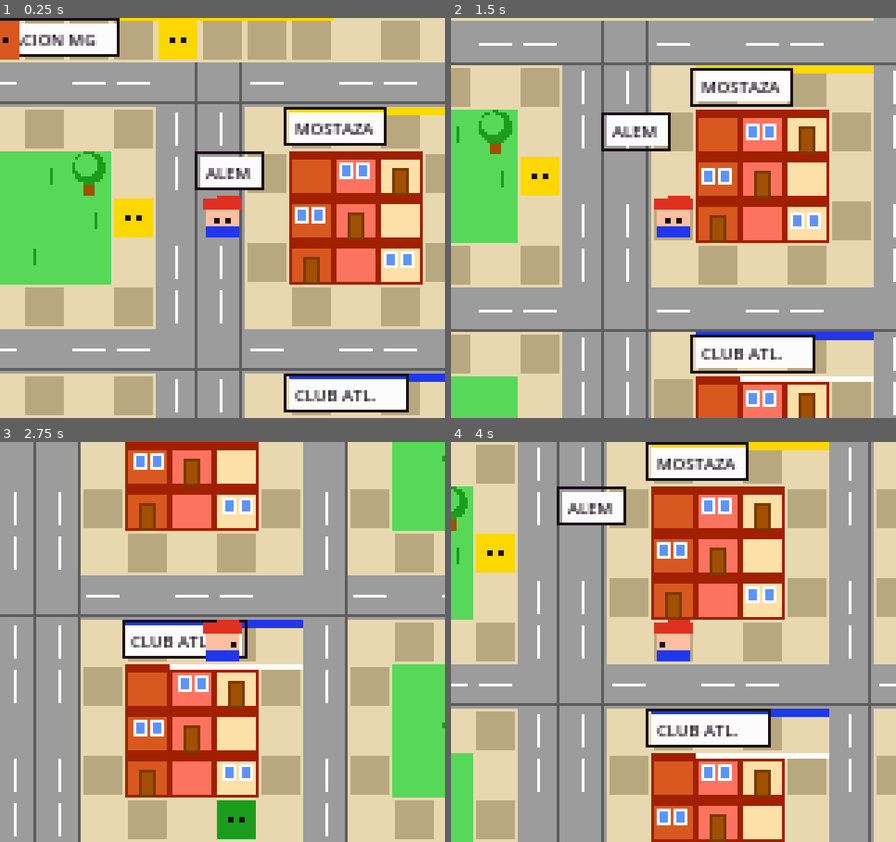
Above: before the commit, frames 1-4 (two rows, left to right).
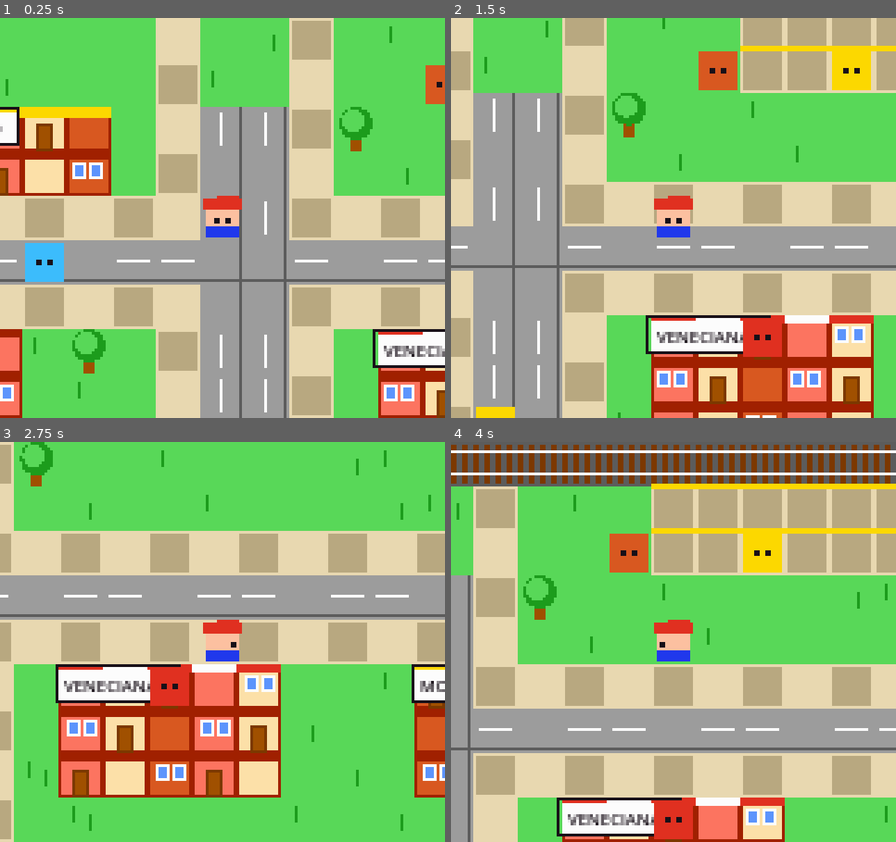
Above: after the commit, the same moments.

Repository: katastudio/TinyMont
Game: Godot game, scene res://scenes/main.tscn
Two runs of this game, one before a commit and one after it. Both use one fixed random seed, a clock stepped at 60 frames per second and the inputs below.
Inputs:
- Up to frame 1 (0.25 s): no input
- Up to frame 2 (1.5 s): tap Enter at 0.5, 1.35 s; hold Right (move_right) 0.53-1.28 s; tap Z (interact) at 0.6 s; tap Space at 0.77 s; hold Down (move_down) from 1.28 s (still down)
- Up to frame 3 (2.75 s): tap Space at 1.52 s; release Down (move_down) at 2.03 s; hold Right (move_right) from 2.03 s (still down); tap Z (interact) at 2.1 s
- Up to frame 4 (4 s): release Right (move_right) at 2.78 s; hold Up (move_up) 2.78-3.53 s; tap Enter at 2.85 s; tap Space at 3.02, 3.77 s; hold Left (move_left) from 3.53 s (still down); tap Z (interact) at 3.6 s

The runs differ from the first frame. In frame 1, 81% of the frame differs, in the area x 0-100%, y 0-100%; in frame 2, 90%; in frame 3, 73%; in frame 4, 89%.

Commit message:
[mvp-0.1.0] Plaza Mitre como centro: rombo + 4 edificios cardinales + salidas diagonales
- Plaza diamante central (punto focal) con fuente, monumentos, ginkgo y mosaico
- 4 edificios historicos: Comisaria (N), Iglesia (S), Municipalidad (O), Escuela N1 (E)
- 4 salidas diagonales en las aristas (NO->Alem principal, NE, SO, SE)
- Av. L.N. Alem baja desde la estacion por el oeste
- Nuevo tipo de edificio "police"; 15 NPCs reposicionados
- Validado headless + screenshot in-game

Diff:
--- a/scripts/world/monte_grande.gd
+++ b/scripts/world/monte_grande.gd
@@ -1,11 +1,9 @@
 extends Node2D
-## Monte Grande - "Ciudad de los Árboles"
-## Esqueleto real (grid enderezado para jugabilidad):
-##   - Av. LEANDRO N. ALEM = eje vertical, une la ESTACIÓN (arriba) con la PLAZA MITRE (abajo).
-##   - Avenidas horizontales N->S: Máximo Paz, Dardo Rocha, Mariano Acosta, Gral. Dorrego,
-##     Dr. Á. Rotta, Bv. Buenos Aires (esta última llega a la plaza).
-##   - Verticales secundarias: Vicente López, Gral. Rodríguez.
-##   - Referencias: Estación (N), Escuela N°37 (SO), Plaza Mitre + Escuela N°205 (SE).
+## Monte Grande - Plaza Mitre como corazón del centro.
+## Rombo central con 4 edificios históricos en los lados cardinales
+## (Comisaría N, Iglesia S, Municipalidad O, Escuela N°1 E) y 4 salidas
+## diagonales en las aristas (NO->ALEM principal, NE->Bv Bs As, SO->Santa
+## Marina, SE->Alem Doble). Av. Alem baja desde la estación por el oeste.
 
 const T := 16
 const MAP_W := 44
@@ -21,15 +19,12 @@
 var _redraw_timer := 0.0
 var building_info := {}
 
-# Avenidas principales horizontales (paralelas, de norte a sur)
-var h_road_ys := [9, 15, 21, 27, 33, 37]
-# Verticales: Vicente López(14), ALEM(21,22 = eje), Gral. Rodríguez(28), borde O(8) y E(35)
-var v_road_xs := [8, 14, 21, 22, 28, 35]
-
-# Plaza Mitre (rombo al pie de Alem)
+var h_road_ys := [11, 24, 42]
+var v_road_xs := [12, 13, 31]
+
 const PLAZA_CX := 22
-const PLAZA_CY := 42
-const PLAZA_R := 4
+const PLAZA_CY := 33
+const PLAZA_R := 7
 
 
 func _ready():
@@ -68,28 +63,23 @@
 	for y in h_road_ys:
 		for x in MAP_W:
 			set_tile(x, y, Tile.ROAD)
-	for x in v_road_xs:
-		for y in MAP_H:
-			set_tile(x, y, Tile.ROAD)
-	# Avenidas horizontales (N->S)
-	labels.append({pos = Vector2(2, 9), text = "MAXIMO PAZ"})
-	labels.append({pos = Vector2(2, 15), text = "DARDO ROCHA"})
-	labels.append({pos = Vector2(2, 21), text = "M.ACOSTA"})
-	labels.append({pos = Vector2(2, 27), text = "DORREGO"})
-	labels.append({pos = Vector2(2, 33), text = "DR.ROTTA"})
-	labels.append({pos = Vector2(2, 37), text = "BV.BS AS"})
-	# Verticales
-	labels.append({pos = Vector2(22, 11), text = "ALEM"})
-	labels.append({pos = Vector2(14, 24), text = "V.LOPEZ"})
-	labels.append({pos = Vector2(28, 24), text = "RODRIGUEZ"})
+	# Alem baja desde la estación (oeste)
+	for y in range(8, MAP_H):
+		set_tile(12, y, Tile.ROAD)
+		set_tile(13, y, Tile.ROAD)
+	# Calle este
+	for y in range(8, MAP_H):
+		set_tile(31, y, Tile.ROAD)
+	labels.append({pos = Vector2(11, 19), text = "AV.L.N.ALEM"})
+	labels.append({pos = Vector2(31, 19), text = "S.MARINA"})
 
 
 func _lay_sidewalks():
-	for sy in [8, 10, 14, 16, 20, 26, 32, 36, 38]:
+	for sy in [10, 12, 23, 25, 41, 43]:
 		for x in MAP_W:
 			if get_tile(x, sy) == Tile.GRASS:
 				set_tile(x, sy, Tile.SIDEWALK)
-	for sx in [7, 9, 13, 15, 20, 23, 27, 29, 34, 36]:
+	for sx in [11, 14, 30, 32]:
 		for y in MAP_H:
 			if get_tile(sx, y) == Tile.GRASS:
 				set_tile(sx, y, Tile.SIDEWALK)
@@ -97,97 +87,82 @@
 
 func _lay_tracks():
 	for x in MAP_W:
-		if not (x in v_road_xs):
-			set_tile(x, 5, Tile.RAIL)
-			set_tile(x, 6, Tile.RAIL)
+		set_tile(x, 4, Tile.RAIL)
+		set_tile(x, 5, Tile.RAIL)
 
 
 func _build_station():
-	# Andén (caminable) entre las vías y Máximo Paz
-	for x in range(18, 25):
+	for x in range(18, 24):
+		set_tile(x, 6, Tile.PLATFORM)
 		set_tile(x, 7, Tile.PLATFORM)
-		set_tile(x, 8, Tile.PLATFORM)
-	labels.append({pos = Vector2(17, 8), text = "ESTACION MG"})
-	# Edificio de la estación sobre las vías
-	_bld_special(18, 2, 6, 3, "ESTACION", "station")
+	labels.append({pos = Vector2(24, 7), text = "ESTACION MG"})
+	_bld_special(18, 1, 6, 3, "ESTACION", "station")
 
 
 func _fill_blocks():
-	# === Cerca de la estación ===
-	_bld_special(9, 2, 4, 3, "TEATRO", "teatro")
-	_bld(26, 2, 5, 3, "")
-
-	# === Máximo Paz -> Dardo Rocha (zona gastronómica, sobre Alem) ===
-	_bld_special(10, 10, 4, 4, "VENECIANA", "restaurant")
-	_bld_special(24, 10, 4, 4, "MOSTAZA", "fastfood")
-	_bld(2, 10, 5, 4, "")
-	_bld(36, 10, 6, 4, "")
-
-	# === Dardo Rocha -> Mariano Acosta (centro comercial) ===
-	_bld_special(10, 16, 4, 4, "KATA STUDIO", "studio")
-	_bld_special(24, 16, 4, 4, "CLUB ATL.", "club")
-	_bld(2, 16, 5, 4, "")
-	_bld(36, 16, 6, 4, "")
-
-	# === Mariano Acosta -> Dorrego ===
-	_bld(2, 22, 5, 4, "")
-	_bld(10, 22, 4, 4, "")
-	_bld(24, 22, 4, 4, "")
-	_bld(36, 22, 6, 4, "")
-
-	# === Dorrego -> Dr. Rotta (flanquea acceso a la plaza) ===
-	_bld_special(10, 28, 4, 4, "PARROQUIA", "church")
-	_bld_special(24, 28, 4, 4, "MUNICIPIO", "govt")
-	_bld(2, 28, 5, 4, "")
-	_bld(36, 28, 6, 4, "")
-
-	# === Zona sur: referencias (escuelas) ===
-	_bld_special(2, 40, 5, 5, "ESC.N37", "school")   # Escuela N°37 (SO)
-	_bld_special(30, 40, 5, 5, "ESC.205", "school")  # Escuela N°205 (SE, junto a la plaza)
+	# Comercios entre estación y plaza
+	_bld_special(6, 8, 4, 2, "TEATRO", "teatro")
+	_bld_special(16, 13, 5, 3, "VENECIANA", "restaurant")
+	_bld_special(24, 13, 5, 3, "MOSTAZA", "fastfood")
+	_bld(34, 13, 6, 3, "")
+	_bld(2, 13, 6, 3, "")
+	_bld_special(16, 18, 5, 3, "KATA", "studio")
+	_bld_special(24, 18, 5, 4, "CLUB ATL.", "club")
+	_bld(34, 18, 6, 4, "")
+	_bld(2, 18, 6, 4, "")
+
+	# === 4 edificios históricos alrededor de la Plaza Mitre ===
+	_bld_special(18, 21, 9, 3, "COMISARIA", "police")    # N
+	_bld_special(18, 43, 9, 3, "IGLESIA", "church")      # S
+	_bld_special(6, 30, 5, 7, "MUNICIPIO", "govt")       # O
+	_bld_special(33, 30, 5, 7, "ESC.N1", "school")       # E
+
+	# Relleno sur
+	_bld(2, 30, 4, 7, "")
+	_bld(2, 43, 6, 3, "")
+	_bld(36, 43, 6, 3, "")
 
 
 func _build_plaza_mitre():
 	var cx := PLAZA_CX
 	var cy := PLAZA_CY
+	# Rombo (cuadrada en diagonal a las calles)
 	for dy in range(-PLAZA_R, PLAZA_R + 1):
 		var w = PLAZA_R - abs(dy)
 		for dx in range(-w, w + 1):
-			var px = cx + dx
-			var py = cy + dy
-			if px > 0 and px < MAP_W - 1 and py > 0 and py < MAP_H - 1:
-				set_tile(px, py, Tile.PLAZA)
+			set_tile(cx + dx, cy + dy, Tile.PLAZA)
+	# Cruz de mosaico
 	for i in range(-PLAZA_R + 1, PLAZA_R):
 		set_tile(cx + i, cy, Tile.SIDEWALK)
 		set_tile(cx, cy + i, Tile.SIDEWALK)
 	# Fuente octogonal central
-	set_tile(cx, cy, Tile.WATER)
-	set_tile(cx - 1, cy, Tile.WATER)
-	set_tile(cx + 1, cy, Tile.WATER)
-	set_tile(cx, cy - 1, Tile.WATER)
-	set_tile(cx, cy + 1, Tile.WATER)
-	# Monumentos en diagonal
-	set_tile(cx - 2, cy - 2, Tile.MONUMENT)
-	set_tile(cx + 2, cy - 2, Tile.MONUMENT)
-	set_tile(cx + 2, cy + 2, Tile.MONUMENT)
-	set_tile(cx - 2, cy + 2, Tile.MONUMENT)
+	for dx in range(-1, 2):
+		for dy in range(-1, 2):
+			set_tile(cx + dx, cy + dy, Tile.WATER)
+	# Monumentos en las 4 diagonales
+	for d in [Vector2i(-3, -3), Vector2i(3, -3), Vector2i(3, 3), Vector2i(-3, 3)]:
+		set_tile(cx + d.x, cy + d.y, Tile.MONUMENT)
 	# Ginkgo histórico
-	set_tile(cx - 3, cy, Tile.OMBU)
-	set_tile(cx + 3, cy, Tile.OMBU)
-	labels.append({pos = Vector2(cx - 3, cy - PLAZA_R), text = "PLAZA MITRE"})
+	set_tile(cx, cy - 4, Tile.OMBU)
+	set_tile(cx, cy + 4, Tile.OMBU)
+	# Salidas diagonales (paths caminables) en las aristas
+	var diag = {
+		Vector2i(-1, -1): "NO", Vector2i(1, -1): "NE",
+		Vector2i(-1, 1): "SO", Vector2i(1, 1): "SE"
+	}
+	for dir in diag:
+		for k in range(3, PLAZA_R + 2):
+			set_tile(cx + dir.x * k, cy + dir.y * k, Tile.SIDEWALK)
+	labels.append({pos = Vector2(cx - 3, cy - PLAZA_R - 1), text = "PLAZA MITRE"})
 
 
 func _plant_trees():
-	# "Ciudad de los Árboles"
 	var positions = [
-		Vector2i(18, 41), Vector2i(26, 41), Vector2i(18, 43), Vector2i(26, 43),
-		Vector2i(11, 12), Vector2i(31, 12),
-		Vector2i(11, 18), Vector2i(31, 18),
-		Vector2i(11, 24), Vector2i(31, 24),
-		Vector2i(11, 30), Vector2i(31, 30),
-		Vector2i(16, 12), Vector2i(26, 12),
-		Vector2i(16, 18), Vector2i(26, 18),
-		Vector2i(6, 35), Vector2i(38, 35),
-		Vector2i(19, 11), Vector2i(24, 11),
+		Vector2i(20, 28), Vector2i(24, 28), Vector2i(20, 38), Vector2i(24, 38),
+		Vector2i(17, 33), Vector2i(27, 33),
+		Vector2i(9, 13), Vector2i(15, 8), Vector2i(29, 8), Vector2i(40, 9),
+		Vector2i(9, 26), Vector2i(35, 26), Vector2i(9, 40), Vector2i(35, 40),
+		Vector2i(22, 26), Vector2i(22, 40),
 	]
 	for pos in positions:
 		if get_tile(pos.x, pos.y) in [Tile.GRASS, Tile.SIDEWALK]:
@@ -280,9 +255,6 @@
 		Tile.BENCH:
 			draw_rect(r, Pal.WALL_TAN)
 			draw_rect(Rect2(x*T+2, y*T+6, 12, 2), Pal.WOOD)
-			draw_rect(Rect2(x*T+2, y*T+8, 2, 4), Pal.WOOD)
-			draw_rect(Rect2(x*T+12, y*T+8, 2, 4), Pal.WOOD)
-			draw_rect(Rect2(x*T+3, y*T+3, 10, 2), Pal.WOOD_DK)
 
 
 func _draw_building(x: int, y: int, r: Rect2):
@@ -308,7 +280,7 @@
 func _draw_road(x: int, y: int, r: Rect2):
 	draw_rect(r, Pal.ROAD)
 	var is_h = y in h_road_ys
-	var is_v = x in v_road_xs
+	var is_v = (x in v_road_xs)
 	if is_h and not is_v:
 		draw_line(Vector2(x*T, y*T+T-1), Vector2(x*T+T, y*T+T-1), Pal.ROAD_DK, 1.0)
 		if x % 3 != 0:
@@ -338,7 +310,6 @@
 	draw_rect(Rect2(x*T+7, y*T+8-jet_h, 2, jet_h), Pal.WHITE)
 	var wave = t % 4
 	draw_line(Vector2(x*T+3+wave, y*T+10), Vector2(x*T+6+wave, y*T+10), Pal.WHITE, 1.0)
-	draw_line(Vector2(x*T+8-wave, y*T+12), Vector2(x*T+12-wave, y*T+12), Pal.WHITE, 1.0)
 
 
 func _draw_special_buildings():
@@ -356,13 +327,10 @@
 				draw_rect(Rect2(bx, by, bw, 4), Pal.RED)
 			"teatro":
 				draw_rect(Rect2(bx, by, bw, 4), Pal.YELLOW)
-				draw_rect(Rect2(bx+T+4, by+T*2+4, T-8, T-4), Pal.YELLOW)
 			"restaurant":
 				for i in range(info.w):
-					if i % 2 == 0:
-						draw_rect(Rect2(bx+i*T, by, T, 3), Pal.RED)
-					else:
-						draw_rect(Rect2(bx+i*T, by, T, 3), Pal.WHITE)
+					var col = Pal.RED if i % 2 == 0 else Pal.WHITE
+					draw_rect(Rect2(bx+i*T, by, T, 3), col)
 			"fastfood":
 				draw_rect(Rect2(bx, by, bw, 3), Pal.YELLOW)
 			"club":
@@ -370,7 +338,6 @@
 				draw_rect(Rect2(bx+T, by+T, T*3, 2), Pal.WHITE)
 			"studio":
 				draw_rect(Rect2(bx, by, bw, 3), Pal.PURPLE)
-				draw_rect(Rect2(bx+T+2, by+T+2, T*2-4, T-4), Pal.SKY)
 			"church":
 				var ccx = bx + bw / 2.0
 				draw_rect(Rect2(ccx - 1, by - 7, 2, 9), Pal.WHITE)
@@ -382,12 +349,14 @@
 				for ci in range(info.w):
 					draw_rect(Rect2(bx + ci * T + 6, by + 4, 2, bh - 6), Pal.WHITE)
 			"school":
-				# Bandera celeste-blanca-celeste sobre el techo
 				draw_rect(Rect2(bx, by, bw, 4), Pal.WHITE)
 				draw_rect(Rect2(bx + 4, by - 8, 1, 8), Pal.WOOD_DK)
 				draw_rect(Rect2(bx + 5, by - 8, 7, 2), Pal.SKY)
 				draw_rect(Rect2(bx + 5, by - 6, 7, 2), Pal.WHITE)
 				draw_rect(Rect2(bx + 5, by - 4, 7, 2), Pal.SKY)
+			"police":
+				draw_rect(Rect2(bx, by, bw, 4), Pal.BLUE)
+				draw_rect(Rect2(bx + bw / 2.0 - 3, by + 4, 6, 3), Pal.RED)
 
 
 func _draw_labels():
@@ -435,8 +404,7 @@
 
 func _spawn_player():
 	var player = preload("res://scenes/player/player.tscn").instantiate()
-	# Arranca sobre Alem, a la salida de la estación
-	player.position = Vector2(22 * T + T / 2, 12 * T + T / 2)
+	player.position = Vector2(12 * T + T / 2, 10 * T + T / 2)
 	add_child(player)
 	var cam: Camera2D = player.get_node("Camera2D")
 	cam.limit_left = 0
@@ -446,112 +414,79 @@
 
 
 func _spawn_npcs():
-	# Don Carlos - viejo de la plaza
-	_create_npc(Vector2(20, 40), "Don Carlos", [
+	_create_npc(Vector2(20, 31), "Don Carlos", [
 		"¡Eh, pibe! Bienvenido\na la Plaza Mitre.",
 		"Bajaste por Alem\ndesde la estacion,\n¿no? Es el eje.",
-		"La plaza es de 1904\ny esta en diagonal\na las calles.",
-		"¡Monte Grande... la\nCiudad de los Árboles!"
+		"La plaza es de 1904\ny esta en diagonal\na las calles."
 	], Pal.BLUE)
 
-	# La Sole - pizzera de La Veneciana (sobre Alem)
-	_create_npc(Vector2(13, 13), "La Sole", [
+	_create_npc(Vector2(18, 13), "La Sole", [
 		"¡Hola, vecino!",
-		"¿Venis a La Veneciana?\nLa mejor pizza del\nconurbano sur.",
-		"Estamos sobre Alem,\nentre Maximo Paz y\nDardo Rocha."
+		"¿Venis a La Veneciana?\nLa mejor pizza del\nconurbano sur."
 	], Pal.RED)
 
-	# El Pipe - esperando el Roca en el anden
-	_create_npc(Vector2(21, 8), "El Pipe", [
+	_create_npc(Vector2(20, 7), "El Pipe", [
 		"Estoy esperando el\nRoca hace 40 minutos.",
-		"De aca a Constitucion\nson 28 km... cuando\nel tren aparece.",
-		"Para el otro lado va\na El Jaguel y Ezeiza."
+		"Para alla va a El\nJaguel y Ezeiza."
 	], Pal.YELLOW)
 
-	# El Gordo - hincha del Club Atletico
-	_create_npc(Vector2(26, 20), "El Gordo", [
+	_create_npc(Vector2(26, 17), "El Gordo", [
 		"¡Vamo' el Club Atletico\nMonte Grande, papa!",
-		"Aca se juega al futbol\ndesde 1911.",
-		"¿Te venis al proximo\npartido? Hay asado\ndespues."
+		"Aca se juega al futbol\ndesde 1911."
 	], Pal.GRASS_DK)
 
-	# Lucia - desarrolladora en Kata Studio
-	_create_npc(Vector2(12, 20), "Lucia", [
+	_create_npc(Vector2(18, 17), "Lucia", [
 		"¡Hola! Trabajo en\nKata Studio.",
-		"Estamos haciendo\nun juego sobre\nMonte Grande.",
-		"Se llama TinyMont.\nEs open source.\n¿Lo conoces? Je."
+		"Estamos haciendo\nTinyMont, un juego\nsobre Monte Grande."
 	], Pal.PURPLE)
 
-	# Dona Rosa - busca su gato en la plaza
-	_create_npc(Vector2(24, 44), "Dona Rosa", [
+	_create_npc(Vector2(24, 35), "Dona Rosa", [
 		"¡Ay, nene! ¿No viste\na mi gato Mostaza?",
-		"Se me escapo por\nel monumento...",
-		"Es naranja con\nmanchas negras.\nAvisame si lo ves."
+		"Es naranja con\nmanchas negras."
 	], Pal.PINK)
 
-	# Don Ramon - jubilado junto al ginkgo
-	_create_npc(Vector2(20, 42), "Don Ramon", [
+	_create_npc(Vector2(21, 30), "Don Ramon", [
 		"¿Sabias que ese\narbol es un Ginkgo\nbiloba?",
-		"Es de la especie\nmas antigua del\nmundo.",
 		"Por algo le dicen\nla Ciudad de los\nArboles."
 	], Pal.WOOD)
 
-	# Mili - frente al Teatro
-	_create_npc(Vector2(13, 4), "Mili", [
+	_create_npc(Vector2(8, 11), "Mili", [
 		"¡Hoy hay funcion en\nel Teatro!",
-		"Hay tango, folklore\ny teatro.",
-		"¡No te lo pierdas,\nvecino!"
+		"Tango, folklore y\nteatro. No te lo\npierdas."
 	], Pal.WATER)
 
-	# ===== Personajes tipicos del conurbano =====
-
-	# Beto - quiosquero sobre Alem
-	_create_npc(Vector2(20, 12), "Beto", [
-		"Quiosco abierto las\n24hs... menos cuando\nme voy a dormir.",
-		"¿Un alfajor? ¿Un\nManaos bien frio?\nLo que precises.",
-		"Antes salia dos\nmangos. Ahora ni\nte cuento, pibe."
+	_create_npc(Vector2(12, 15), "Beto", [
+		"Quiosco abierto las\n24hs sobre Alem.",
+		"¿Un Manaos bien\nfrio, pibe?"
 	], Pal.YELLOW)
 
-	# Ruben - canillita en la estacion
-	_create_npc(Vector2(17, 8), "Ruben", [
+	_create_npc(Vector2(17, 7), "Ruben", [
 		"Diarios, revistas\ny figuritas, vecino.",
-		"40 anios atendiendo\neste puesto. Vi\npasar de todo.",
-		"Antes la gente leia\nel diario. Ahora el\ncelular."
+		"40 anios en este\npuesto de la estacion."
 	], Pal.BRICK)
 
-	# Walter - colectivero, parada sobre la transversal oeste
-	_create_npc(Vector2(8, 18), "Walter", [
-		"Manejo el 306 hace\n15 anios, del centro\na Constitucion.",
-		"Subite que arranco...\nMentira, espero que\nse llene primero.",
-		"¡SUBE adelante, BAJA\natras! Y no me rayes\nel piso."
+	_create_npc(Vector2(12, 20), "Walter", [
+		"Manejo el 306, del\ncentro a Constitucion.",
+		"¡SUBE adelante,\nBAJA atras!"
 	], Pal.BLUE)
 
-	# Dona Marta - almacenera cerca de Rodriguez
-	_create_npc(Vector2(30, 24), "Dona Marta", [
-		"¿Necesitas algo,\nnene? Tengo fiado\nsi sos del barrio.",
-		"Pan, fideos, una\nlatita... lo que\nte falte para hoy.",
-		"Saludame a tu mama.\nLlego la yerba que\npidio."
+	_create_npc(Vector2(30, 20), "Dona Marta", [
+		"¿Necesitas algo,\nnene? Tengo fiado\nsi sos del barrio."
 	], Pal.PINK)
 
-	# Tito - jubilado de las bochas en la plaza
-	_create_npc(Vector2(25, 42), "Tito", [
+	_create_npc(Vector2(24, 31), "Tito", [
 		"¿Jugas a las bochas,\npibe? Veni que armamos\nuna con los muchachos.",
-		"Todas las tardes aca,\ncon el mate y la\nradio.",
 		"La plaza no cambia,\npor suerte."
 	], Pal.GRASS_DK)
 
-	# El Chino - puesto de choripan junto a la plaza
-	_create_npc(Vector2(27, 38), "El Chino", [
+	_create_npc(Vector2(22, 40), "El Chino", [
 		"¡Choripan recien\nhecho! Con chimi\ncasero, jefe.",
-		"Pan, chori y una\nGrapa... el desayuno\nde los campeones.",
-		"¿Con o sin? Dale\nque se enfria la\nparrilla."
+		"¿Con o sin? Dale\nque se enfria."
 	], Pal.RED)
 
-	# Padre Quique - parroco de la Inmaculada Concepcion
-	_create_npc(Vector2(15, 30), "Padre Quique", [
+	_create_npc(Vector2(24, 42), "Padre Quique", [
 		"Bienvenido a la\nParroquia Inmaculada\nConcepcion, hijo.",
-		"Los domingos hay\nmisa a las 10 y\na las 19.",
-		"La fe mueve montanias...\ny tambien a los\nmontegrandenses. Je."
+		"Los domingos hay\nmisa a las 10 y 19."
 	], Pal.WHITE)
 
 
